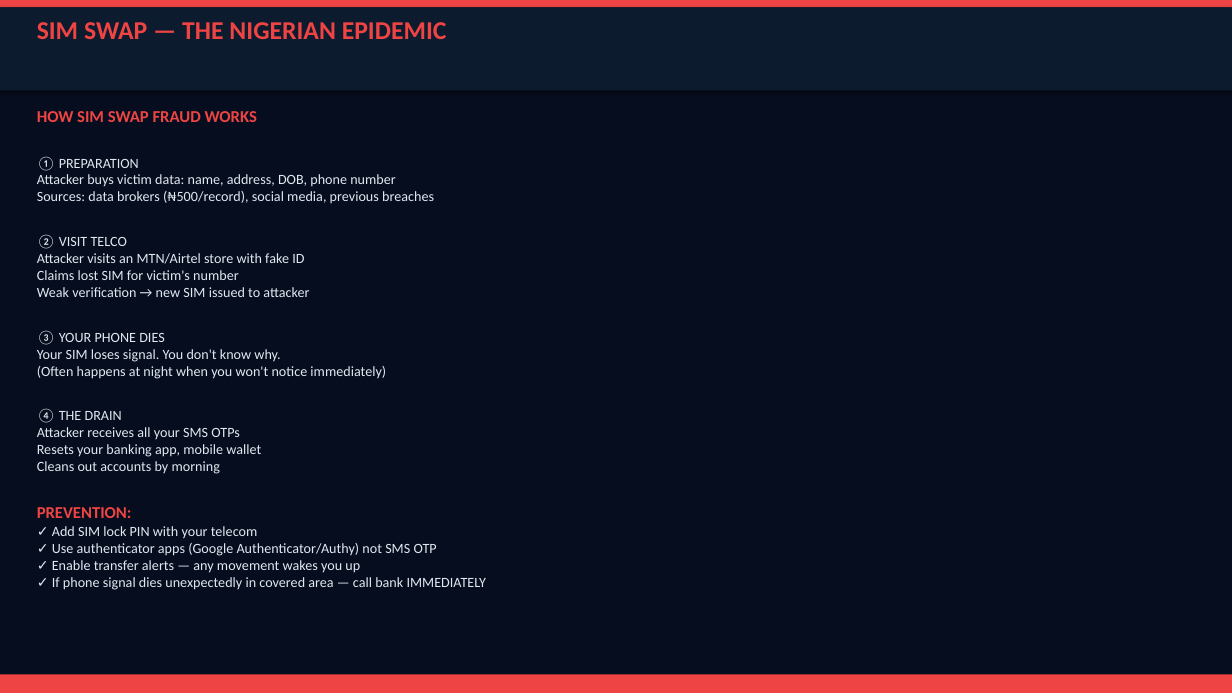
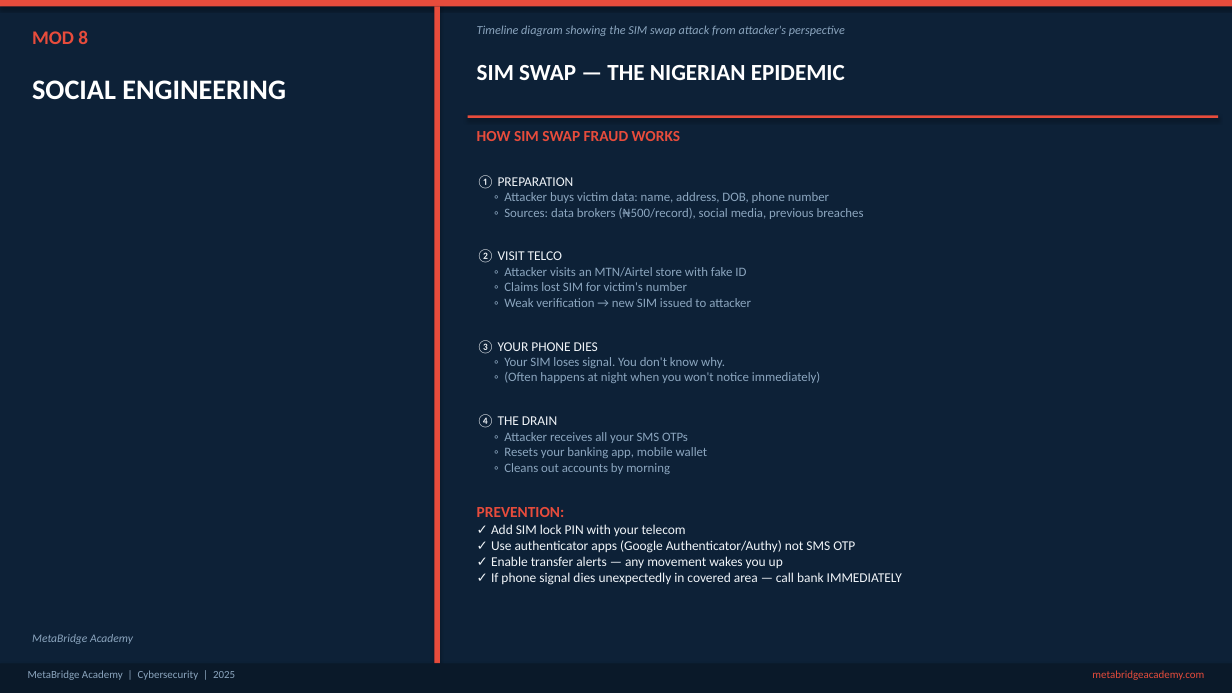
Before and after one commit to Gidoty/metabridge-website, a slide deck: slide 33 of exports/Cybersecurity-Slide-Deck.pptx (slide 34 before the commit). Drawn at 1232x693 pixels with LibreOffice and Linux fonts; fonts in the diff are those of the drawing. Boxes give left, top, right and bottom in pixels: in the first picture for what was removed or moved away, otherwise in the second. Text is boxed around its words. In the diff, an @@ line names an element or a change of style, - is before the commit and + after.

```diff
--- a/exports/Cybersecurity-Slide-Deck.pptx
+++ b/exports/Cybersecurity-Slide-Deck.pptx
@@ background #060D1E to #0D2137 @@
@@ rectangle at [0,0,1232,6]: fill #EF4444 to #E74C3C @@
@@ rectangle removed at [0,7,1232,91] @@
@@ rectangle added at [434,6,440,664], fill #E74C3C @@
@@ text added at [477,25,845,36], 9.5 pt, text #8BA5BE, italic @@
+Timeline diagram showing the SIM swap attack from attacker's perspective
@@ text added at [32,30,88,44], 15 pt, text #E74C3C, bold @@
+MOD 8
@@ text "SIM SWAP — THE NIGERIAN ...": place and size @@
-text "SIM SWAP — THE NIGERIAN ..." at [37,22,447,39]
+text "SIM SWAP — THE NIGERIAN ..." at [477,65,845,80]
@@ text "SIM SWAP — THE NIGERIAN ..." at [477,65,845,80]: size 20 to 18 pt, text colour #EF4444 to #FFFFFF @@
@@ text added at [32,80,286,99], 22 pt, text #FFFFFF, bold @@
+SOCIAL ENGINEERING
@@ rectangle added at [468,116,1218,118], fill #E74C3C @@
@@ text "HOW SIM SWAP FRAUD WORKS": place and size @@
-text "HOW SIM SWAP FRAUD WORKS" at [37,111,487,590]
+text "HOW SIM SWAP FRAUD WORKS" at [477,131,902,585]
@@ text at [477,131,902,585]: size 13 to 12 pt, text colour #EF4444 to #E74C3C in "HOW SIM SWAP FRAUD WORKS", "PREVENTION:"; size 11 to 10.5 pt, text colour #E2E8F0 to #F0F4F8 in "① PREPARATION", "② VISIT TELCO", "③ YOUR PHONE DIES", "④ THE DRAIN" and 4 more places @@
@@ text at [504,192,864,219]: text changed; size 11 to 10 pt; text colour #E2E8F0 to #8BA5BE @@
-Attacker buys victim data: name, address, DOB, phone number
-Sources: data brokers (₦500/record), social media, previous breaches
+◦ Attacker buys victim data: name, address, DOB, phone number
+◦ Sources: data brokers (₦500/record), social media, previous breaches
@@ text at [504,267,751,307]: text changed; size 11 to 10 pt; text colour #E2E8F0 to #8BA5BE @@
-Attacker visits an MTN/Airtel store with fake ID
-Claims lost SIM for victim's number
-Weak verification → new SIM issued to attacker
+◦ Attacker visits an MTN/Airtel store with fake ID
+◦ Claims lost SIM for victim's number
+◦ Weak verification → new SIM issued to attacker
@@ text at [504,357,821,383]: text changed; size 11 to 10 pt; text colour #E2E8F0 to #8BA5BE @@
-Your SIM loses signal. You don't know why.
-(Often happens at night when you won't notice immediately)
+◦ Your SIM loses signal. You don't know why.
+◦ (Often happens at night when you won't notice immediately)
@@ text at [504,432,708,474]: text changed; size 11 to 10 pt; text colour #E2E8F0 to #8BA5BE @@
-Attacker receives all your SMS OTPs
-Resets your banking app, mobile wallet
-Cleans out accounts by morning
+◦ Attacker receives all your SMS OTPs
+◦ Resets your banking app, mobile wallet
+◦ Cleans out accounts by morning
@@ text added at [32,634,133,644], 9 pt, text #8BA5BE, italic @@
+MetaBridge Academy
@@ rectangle: place and size @@
-rectangle at [0,675,1232,693]
+rectangle at [0,664,1232,693]
@@ rectangle at [0,664,1232,693]: fill #EF4444 to #0A1929 @@
@@ text added at [28,670,235,680], 8.5 pt, text #8BA5BE @@
+MetaBridge Academy | Cybersecurity | 2025
@@ text added at [1092,670,1204,680], 8.5 pt, text #E74C3C @@
+metabridgeacademy.com
```
Also in this commit, not shown: 49 other slides changed, 7 slides added, 8 slides removed, 25 other files.
